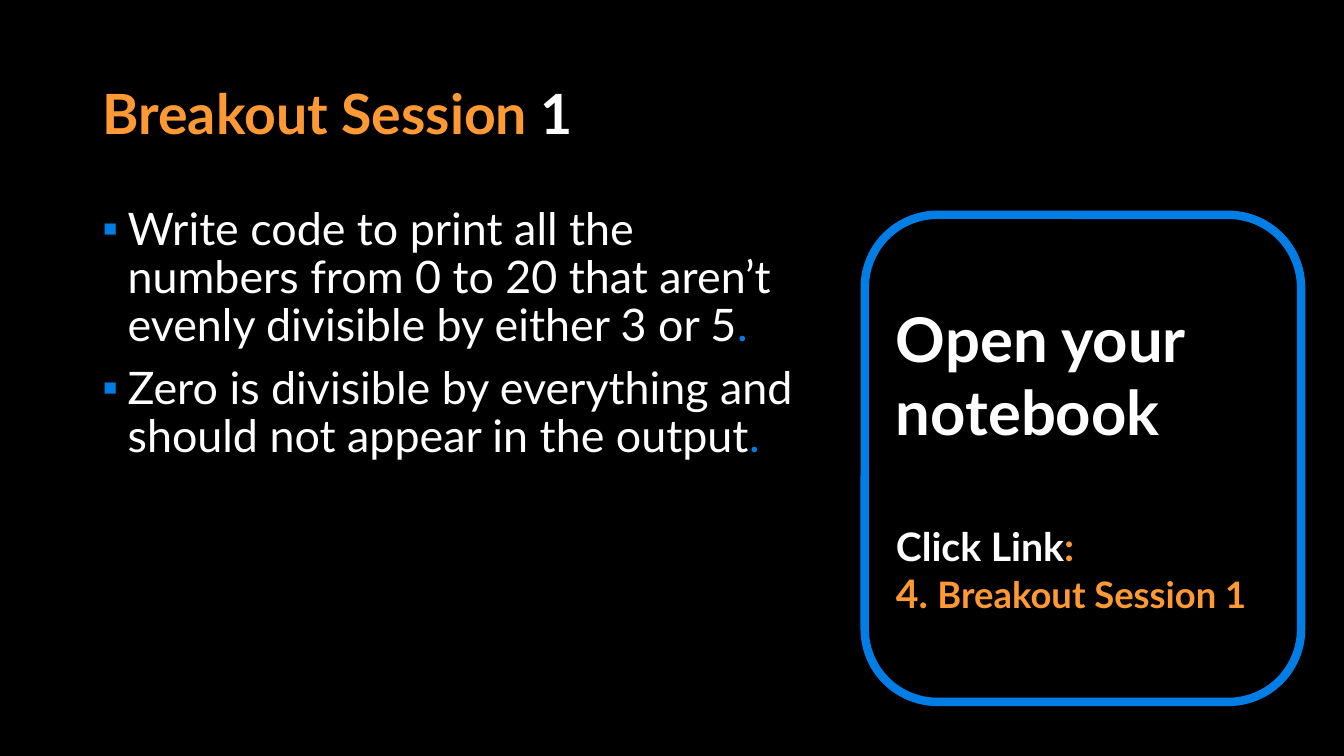
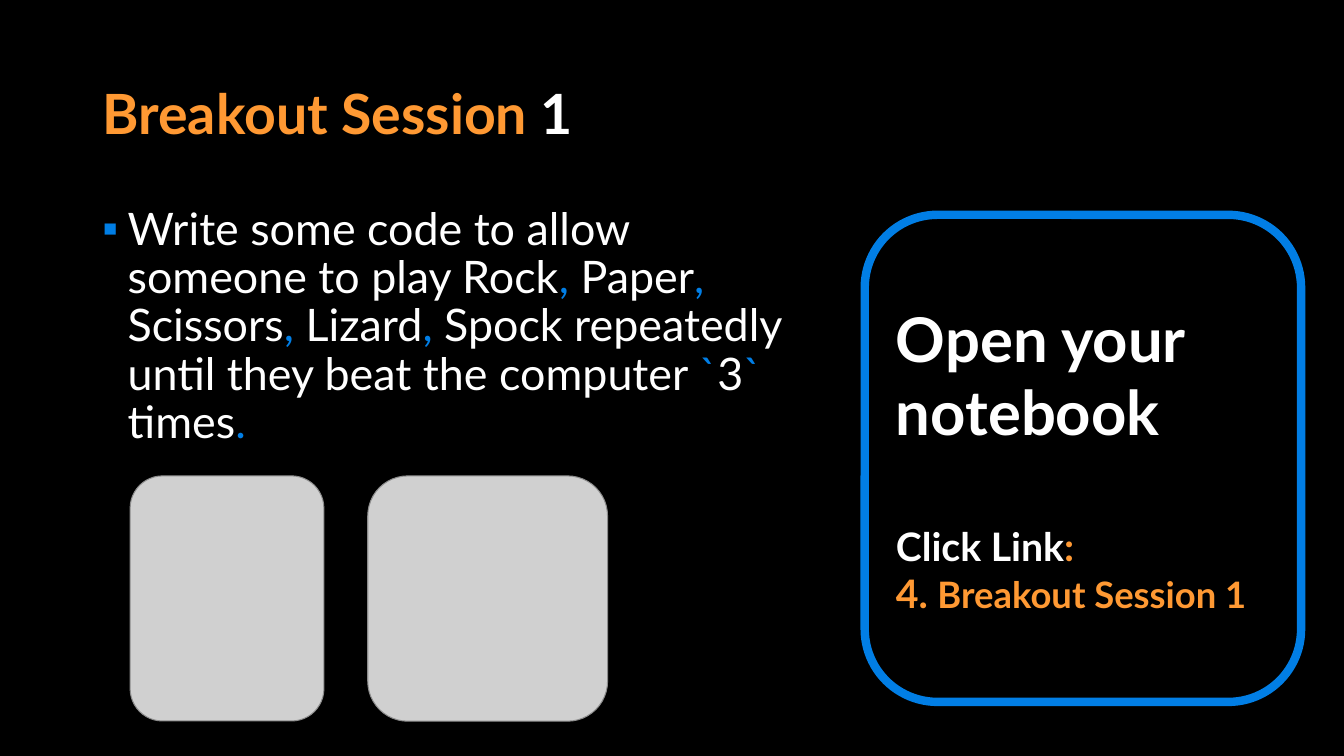
Before and after one commit to APS106/APS106-winter-2023-kinsella-goodfellow, a slide deck: slide 9 of lectures/week4/lecture2/slides/week4_lecture2.pptx. Drawn at 1344x756 pixels with LibreOffice and Linux fonts; fonts in the diff are those of the drawing; grey boxes stand for pictures; background and template pictures are left out. Boxes give left, top, right and bottom in pixels: in the first picture for what was removed or moved away, otherwise in the second. Text is boxed around its words. In the diff, an @@ line names an element or a change of style, - is before the commit and + after.

```diff
--- a/lectures/week4/lecture2/slides/week4_lecture2.pptx
+++ b/lectures/week4/lecture2/slides/week4_lecture2.pptx
@@ text at [128,212,782,439]: text changed @@
-▪ Write code to print all the numbers from 0 to 20 that aren’t evenly divisible by either 3 or 5.
-▪ Zero is divisible by everything and should not appear in the output.
+▪ Write some code to allow someone to play Rock, Paper, Scissors, Lizard, Spock repeatedly until they beat the computer `3` times.
@@ picture added at [130,476,324,721] @@
@@ picture added at [368,476,608,721] @@
```
Also in this commit, not shown: 1 other file.
